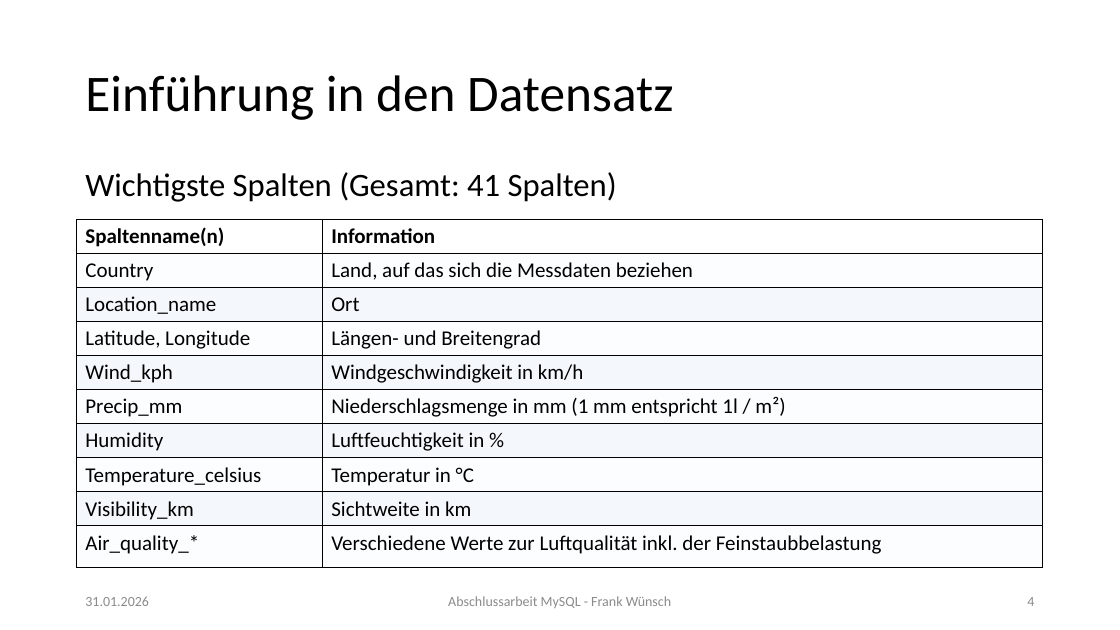
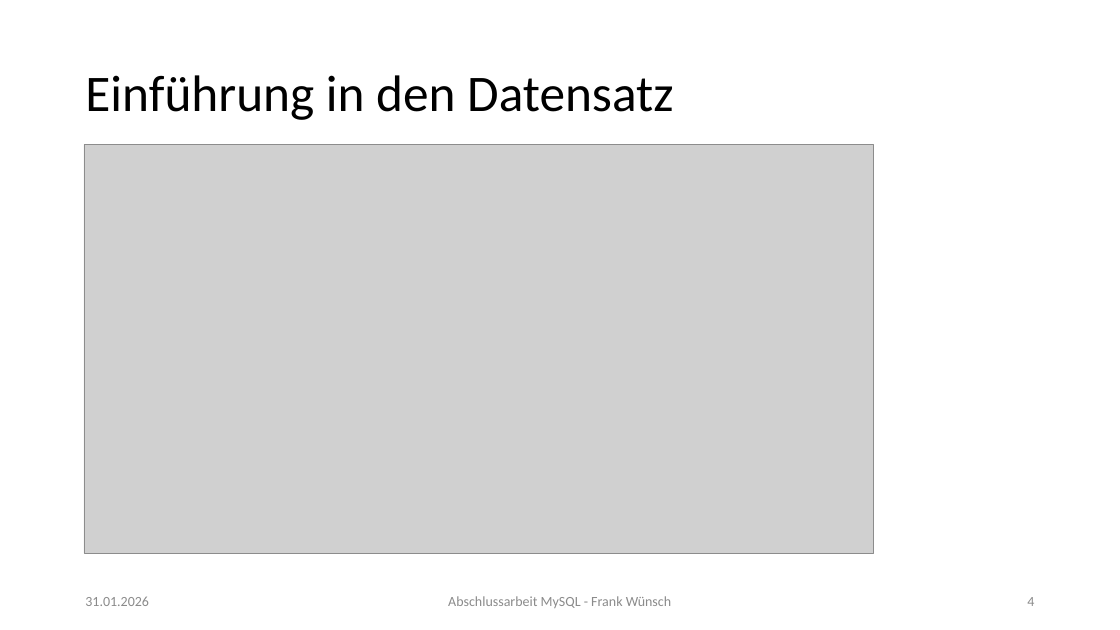
Before and after one commit to FrankWuensch/mysql_excam, a slide deck: slide 4 of Abschlusspräsentation_MySQL_Frank_Wünsch.pptx. Drawn at 1120x630 pixels with LibreOffice and Linux fonts; fonts in the diff are those of the drawing; grey boxes stand for pictures. Boxes give left, top, right and bottom in pixels: in the first picture for what was removed or moved away, otherwise in the second. Text is boxed around its words. In the diff, an @@ line names an element or a change of style, - is before the commit and + after.

```diff
--- a/Abschlusspräsentation_MySQL_Frank_Wünsch.pptx
+++ b/Abschlusspräsentation_MySQL_Frank_Wünsch.pptx
@@ picture added at [84, 145, 874, 554] @@
@@ text removed at [85, 172, 617, 202] @@
-Wichtigste Spalten (Gesamt: 41 Spalten)
@@ table removed at [77, 219, 1044, 564], 10 rows, 2 columns @@
-Spaltenname(n) | Information
-Country | Land, auf das sich die Messdaten beziehen
-Location_name | Ort
-Latitude, Longitude | Längen- und Breitengrad
-Wind_kph | Windgeschwindigkeit in km/h
-Precip_mm | Niederschlagsmenge in mm (1 mm entspricht 1l / m²)
-Humidity | Luftfeuchtigkeit in %
-Temperature_celsius | Temperatur in °C
-Visibility_km | Sichtweite in km
-Air_quality_* | Verschiedene Werte zur Luftqualität inkl. der Feinstaubbelastung
```
Also in this commit, not shown: 1 other slide changed, 1 slide removed.
